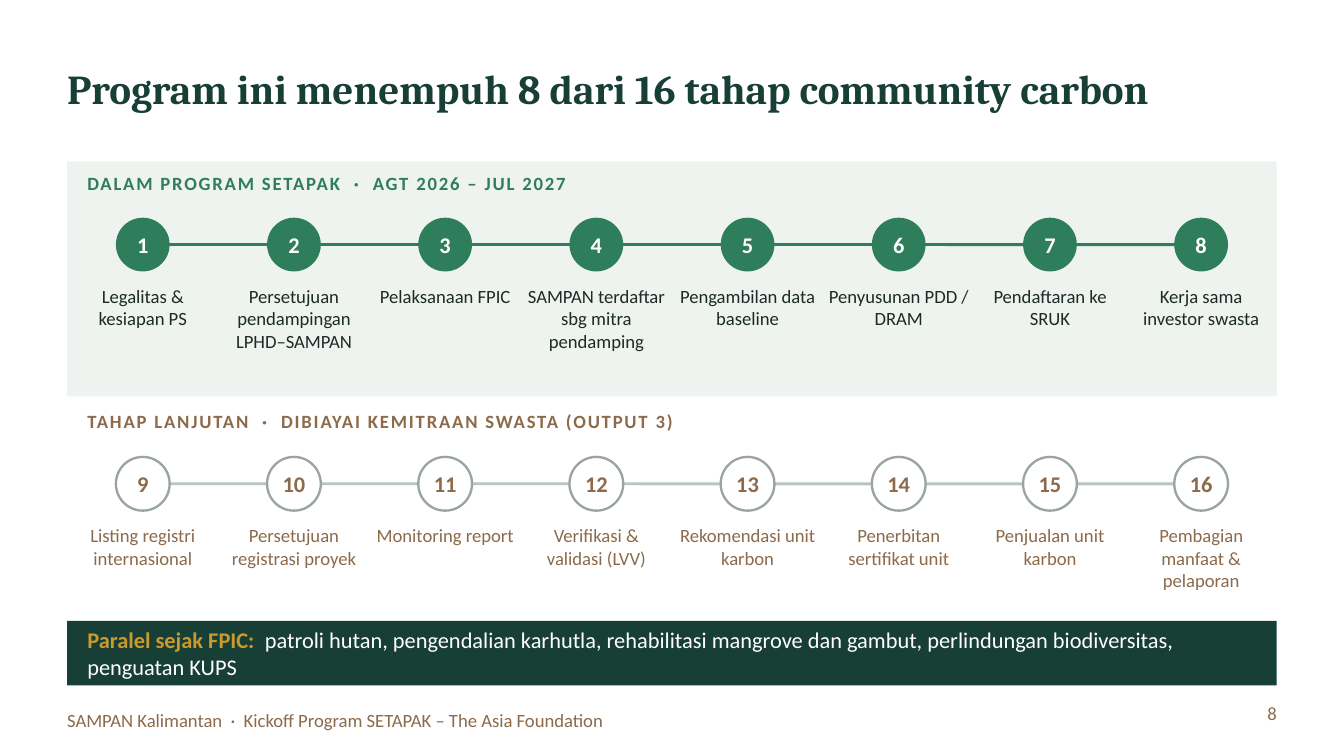
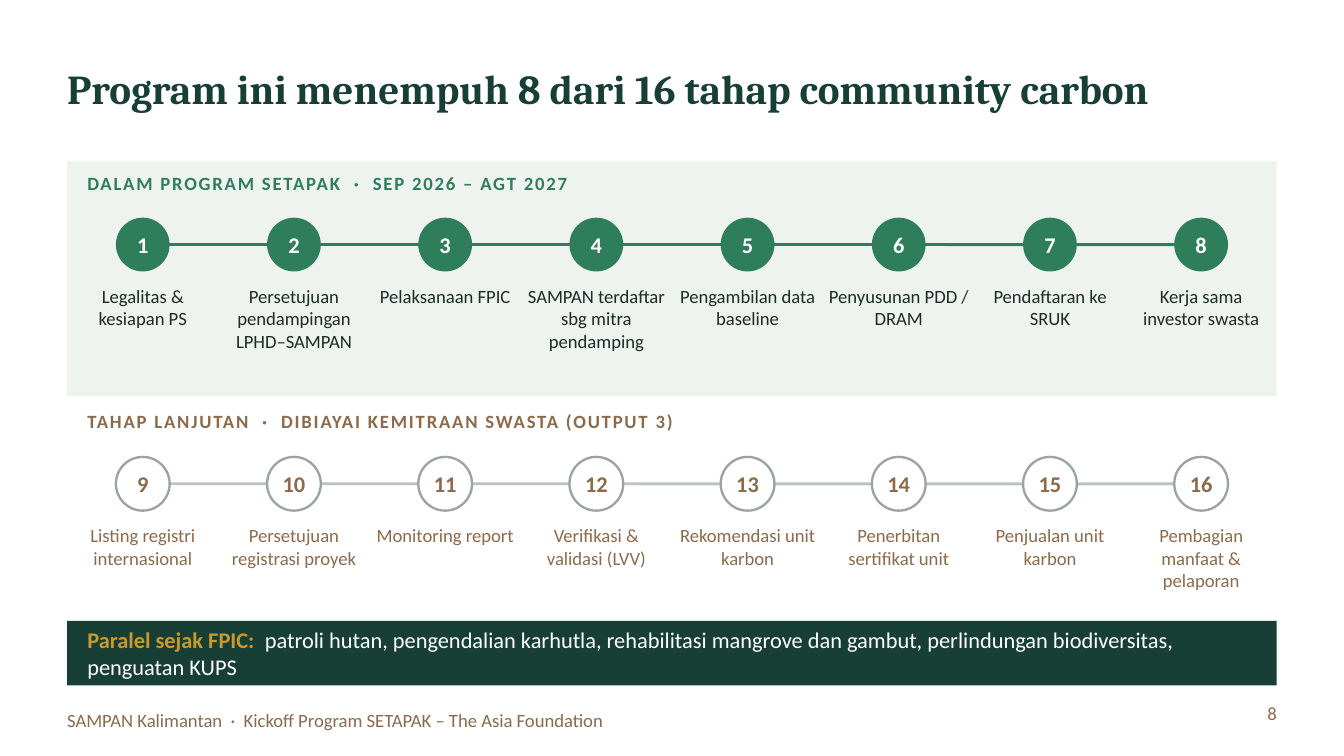
Before and after one commit to revoliaaa/revi, a slide deck: slide 8 of Kickoff_SETAPAK_SAMPAN_Kalimantan.pptx. Drawn at 1344x756 pixels with LibreOffice and Linux fonts; fonts in the diff are those of the drawing. Boxes give left, top, right and bottom in pixels: in the first picture for what was removed or moved away, otherwise in the second. Text is boxed around its words. In the diff, an @@ line names an element or a change of style, - is before the commit and + after.

```diff
--- a/Kickoff_SETAPAK_SAMPAN_Kalimantan.pptx
+++ b/Kickoff_SETAPAK_SAMPAN_Kalimantan.pptx
@@ text at (87,177,567,190): text changed @@
-DALAM PROGRAM SETAPAK · AGT 2026 – JUL 2027
+DALAM PROGRAM SETAPAK · SEP 2026 – AGT 2027
```
Also in this commit, not shown: 5 other slides changed, 2 slides added, 1 slide removed.
